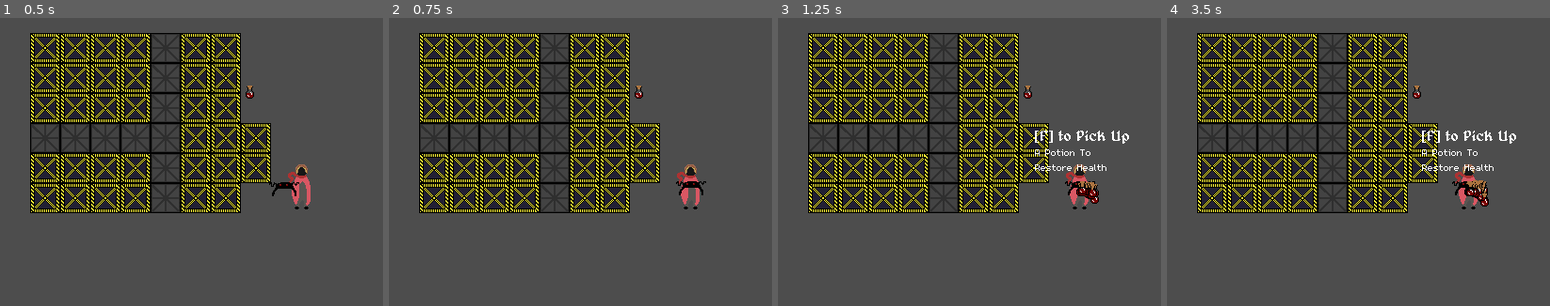
Above: before the commit, frames 1-4 (left to right).
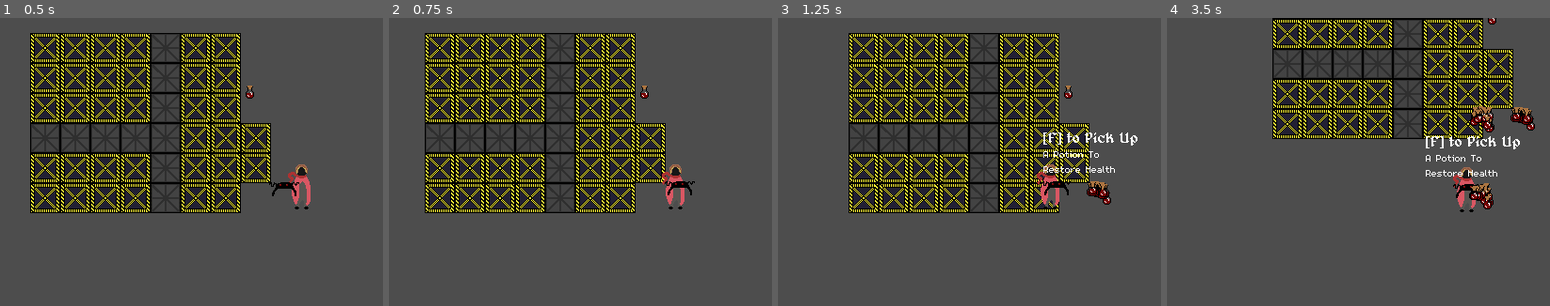
Above: after the commit, the same moments.

Repository: ArmanAmeri/9-Days-To-Live
Game: Godot game, scene res://Scenes/Main/scene_manager.tscn
Same seed, same stepped clock (60 frames per second), same inputs: the game is played once before the commit and once after it.
Inputs:
- Up to frame 1 (0.5 s): no input
- Up to frame 2 (0.75 s): hold A (a, bound only after the commit) from 0.53 s (still down)
- Up to frame 3 (1.25 s): keep holding A (a, bound only after the commit); tap Space (ui_select) at 0.77 s; tap D (d, bound only after the commit) at 0.8 s
- Up to frame 4 (3.5 s): release A (a, bound only after the commit) at 1.28 s; tap D (d, bound only after the commit) at 1.35 s; tap Space (ui_select) at 1.52, 3.02 s; tap S (s, bound only after the commit) at 1.55 s; hold S (s, bound only after the commit) 2.03-2.78 s; tap W (w, bound only after the commit) at 2.3, 2.85 s; tap A (a, bound only after the commit) at 3.05 s

Frame 1 is identical in both runs. In frame 2, 19% of the frame differs, in the area x 7-83%, y 5-68%; in frame 3, 32%; in frame 4, 43%, in the area x 7-97%, y 0-68%.

Commit message:
Update project.godot

Diff:
--- a/project.godot
+++ b/project.godot
@@ -37,9 +37,24 @@
 "events": [Object(InputEventKey,"resource_local_to_scene":false,"resource_name":"","device":-1,"window_id":0,"alt_press …(192 unchanged characters)…
 ]
 }
-e={
+w={
 "deadzone": 0.5,
-"events": [Object(InputEventKey,"resource_local_to_scene":fa …(140 unchanged characters)… d":false,"keycode":0,"physical_keycode":69,"key_label":0,"unicode":101,"location":0,"echo":false,"script":null)
+"events": [Object(InputEventKey,"resource_local_to_scene":fa …(140 unchanged characters)… d":false,"keycode":0,"physical_keycode":87,"key_label":0,"unicode":119,"location":0,"echo":false,"script":null)
+]
+}
+a={
+"deadzone": 0.5,
+"events": [Object(InputEventKey,"resource_local_to_scene":false,"resource_name":"","device":-1,"window_id":0,"alt_pressed":false,"shift_pressed":false,"ctrl_pressed":false,"meta_pressed":false,"pressed":false,"keycode":0,"physical_keycode":65,"key_label":0,"unicode":97,"location":0,"echo":false,"script":null)
+]
+}
+s={
+"deadzone": 0.5,
+"events": [Object(InputEventKey,"resource_local_to_scene":false,"resource_name":"","device":-1,"window_id":0,"alt_pressed":false,"shift_pressed":false,"ctrl_pressed":false,"meta_pressed":false,"pressed":false,"keycode":0,"physical_keycode":83,"key_label":0,"unicode":115,"location":0,"echo":false,"script":null)
+]
+}
+d={
+"deadzone": 0.5,
+"events": [Object(InputEventKey,"resource_local_to_scene":false,"resource_name":"","device":-1,"window_id":0,"alt_pressed":false,"shift_pressed":false,"ctrl_pressed":false,"meta_pressed":false,"pressed":false,"keycode":0,"physical_keycode":68,"key_label":0,"unicode":100,"location":0,"echo":false,"script":null)
 ]
 }
 
